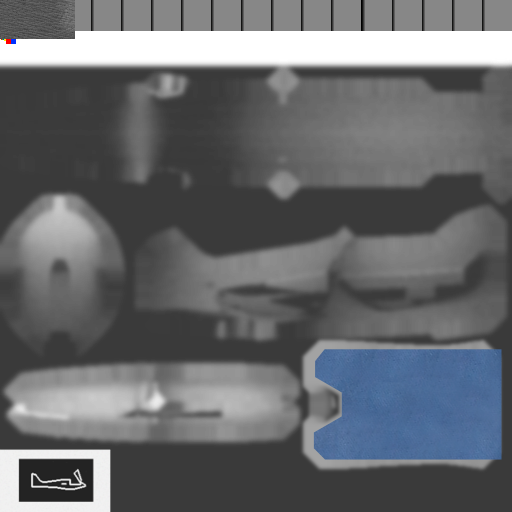
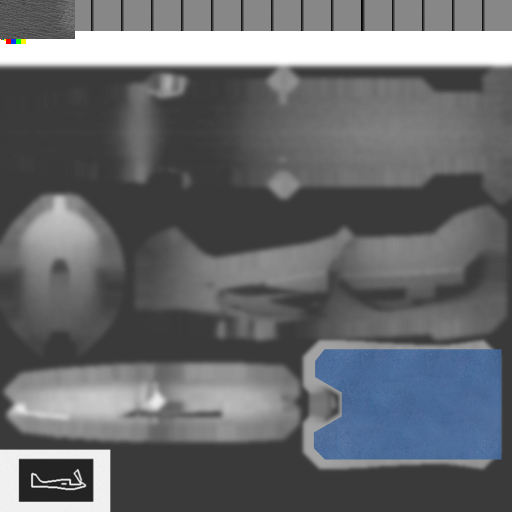
Layers edited between the first and the second 512 × 512 image:
painted on "parts.png" over (16, 39, 26, 44)
